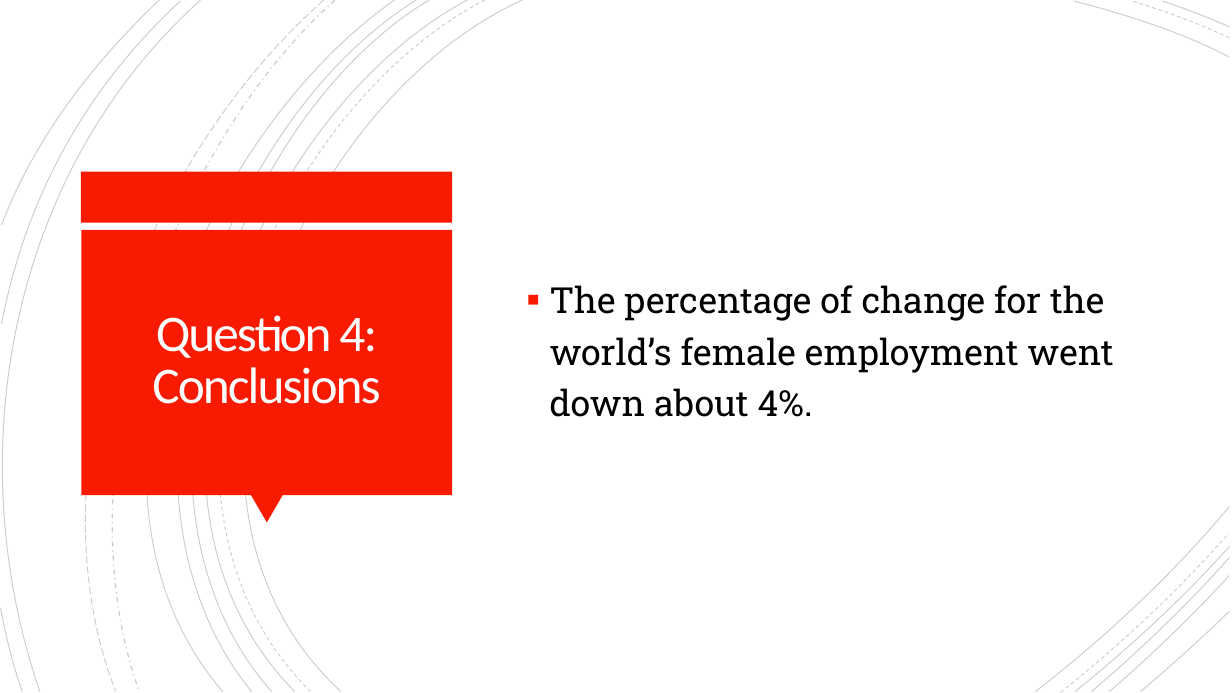
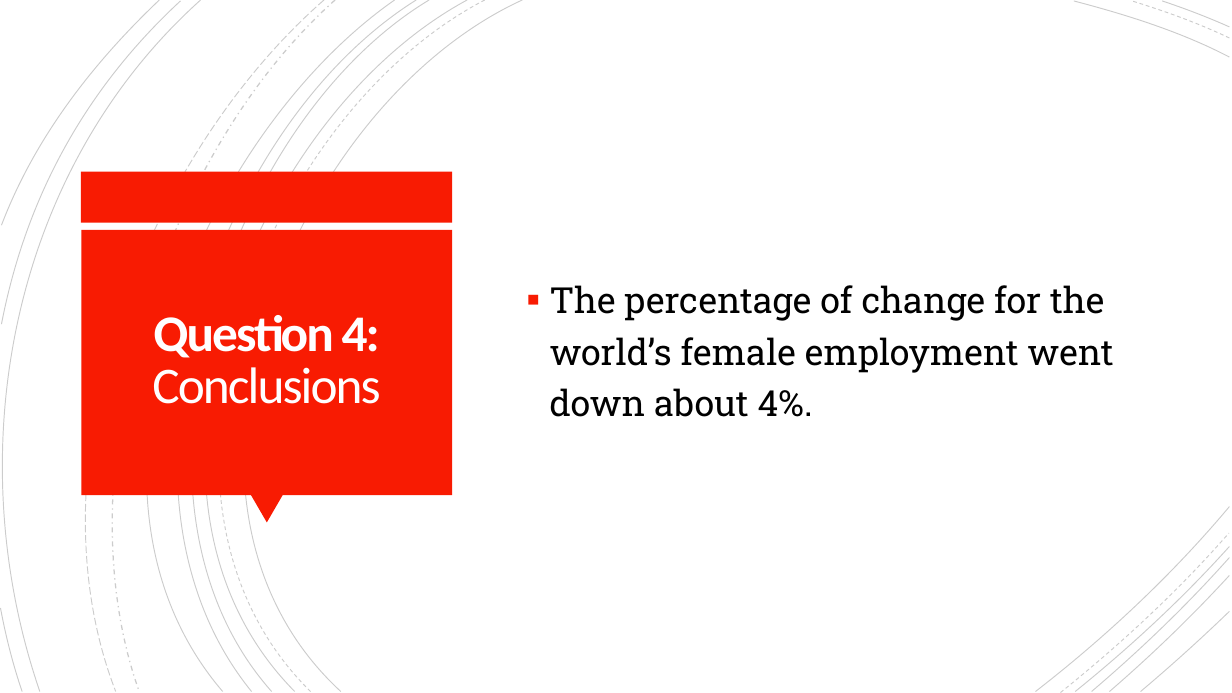
Before and after one commit to cordellsl/Project2, a slide deck: slide 19 of Project 2 Presentation.pptx (slide 15 before the commit). Drawn at 1232x693 pixels with LibreOffice and Linux fonts; fonts in the diff are those of the drawing. Boxes give left, top, right and bottom in pixels: in the first picture for what was removed or moved away, otherwise in the second. Text is boxed around its words. In the diff, an @@ line names an element or a change of style, - is before the commit and + after.

```diff
--- a/Project 2 Presentation.pptx
+++ b/Project 2 Presentation.pptx
@@ title "Question 4: Conclusions" at bbox=[152, 315, 380, 404]: bold on in "Question 4:" @@
```
Also in this commit, not shown: 13 other slides changed, 7 slides added.
